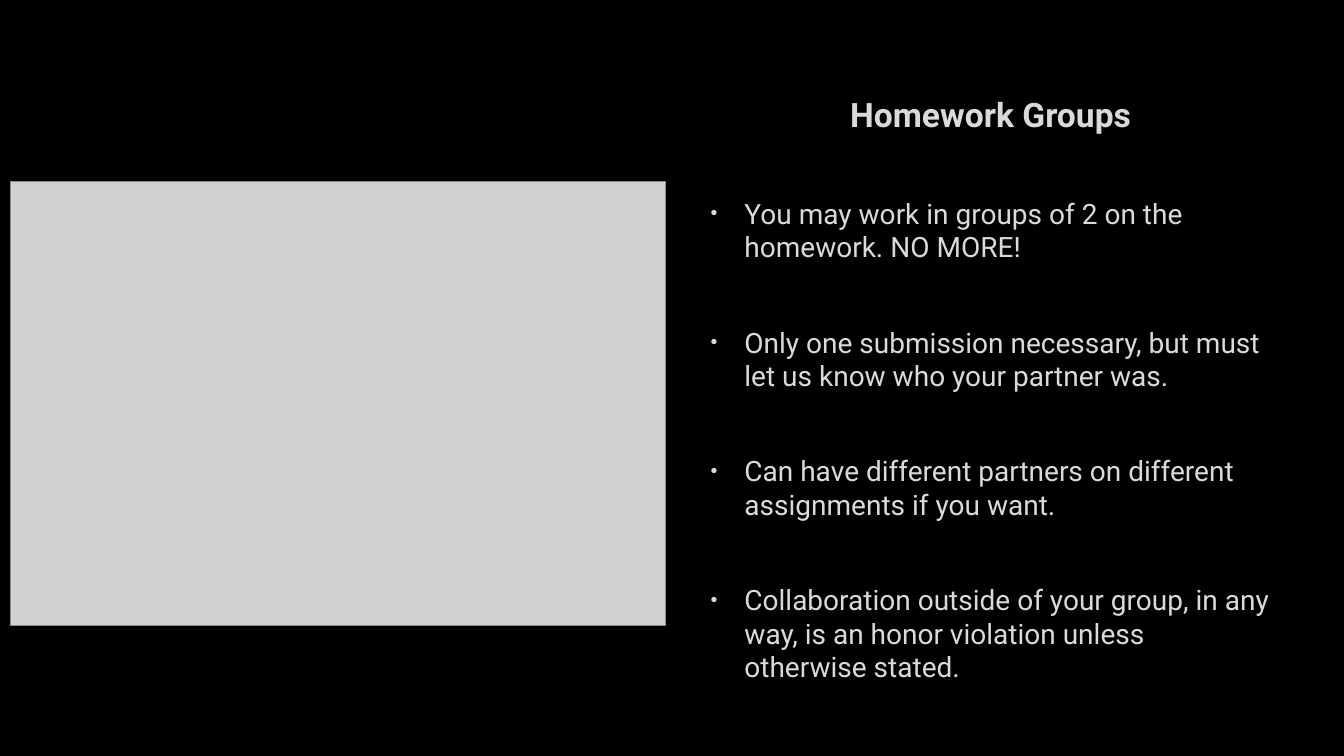
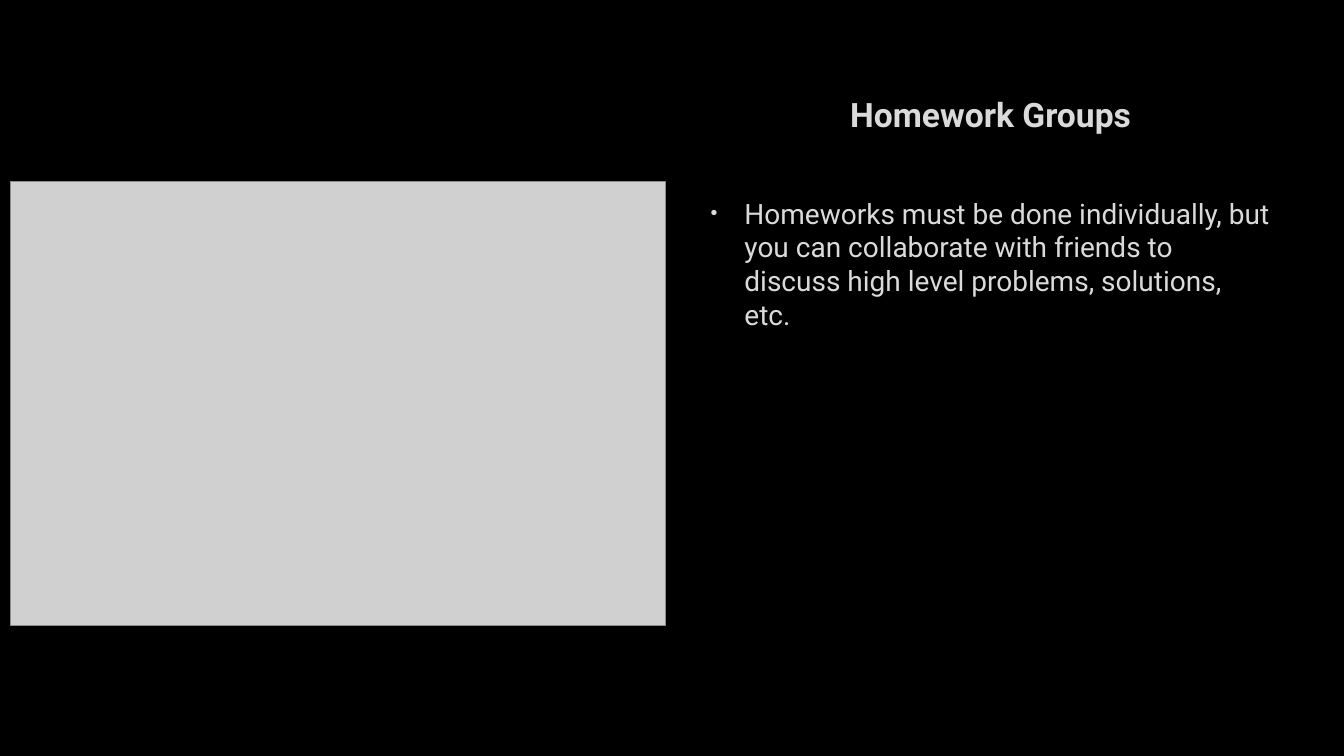
Before and after one commit to markfloryan/AI, a slide deck: slide 12 of slides/01-CourseIntroduction.pptx (slide 10 before the commit). Drawn at 1344x756 pixels with LibreOffice and Linux fonts; fonts in the diff are those of the drawing; grey boxes stand for pictures; background and template pictures are left out. Boxes give left, top, right and bottom in pixels: in the first picture for what was removed or moved away, otherwise in the second. Text is boxed around its words. In the diff, an @@ line names an element or a change of style, - is before the commit and + after.

```diff
--- a/slides/01-CourseIntroduction.pptx
+++ b/slides/01-CourseIntroduction.pptx
@@ text at (744, 203, 1269, 326): text changed @@
-• You may work in groups of 2 on the homework. NO MORE!
-• Only one submission necessary, but must let us know who your partner was.
-• Can have different partners on different assignments if you want.
-• Collaboration outside of your group, in any way, is an honor violation unless otherwise stated.
+• Homeworks must be done individually, but you can collaborate with friends to discuss high level problems, solutions, etc.
```
Also in this commit, not shown: 6 other slides changed, 4 slides added, 3 slides removed, 11 other files.
